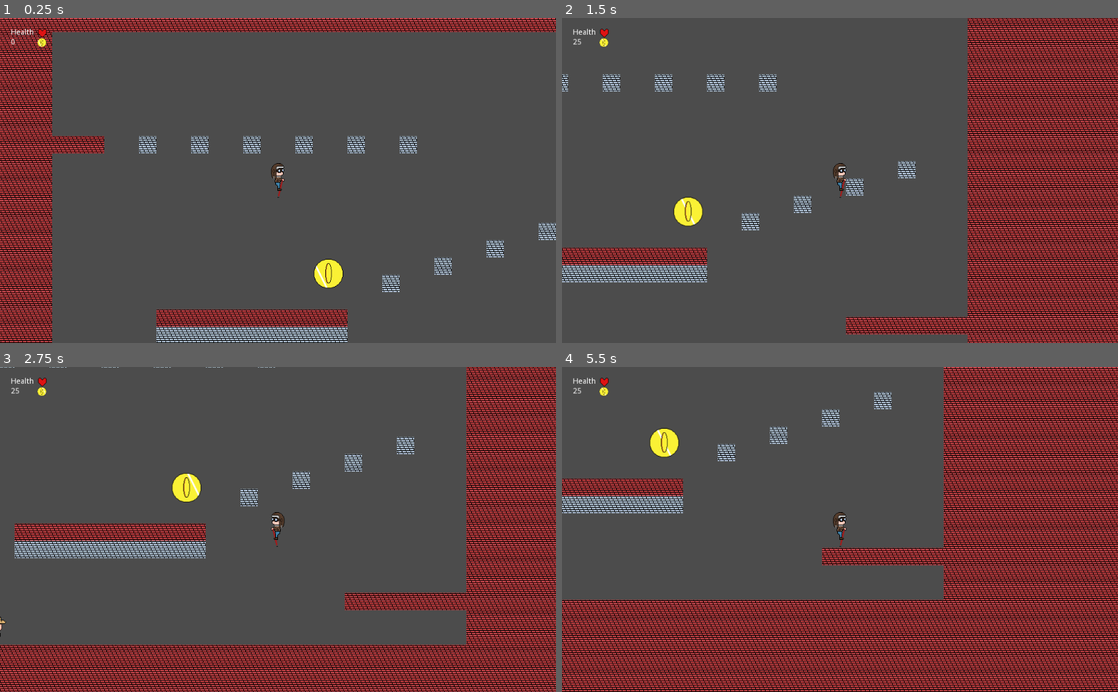
Above: before the commit, frames 1-4 (two rows, left to right).
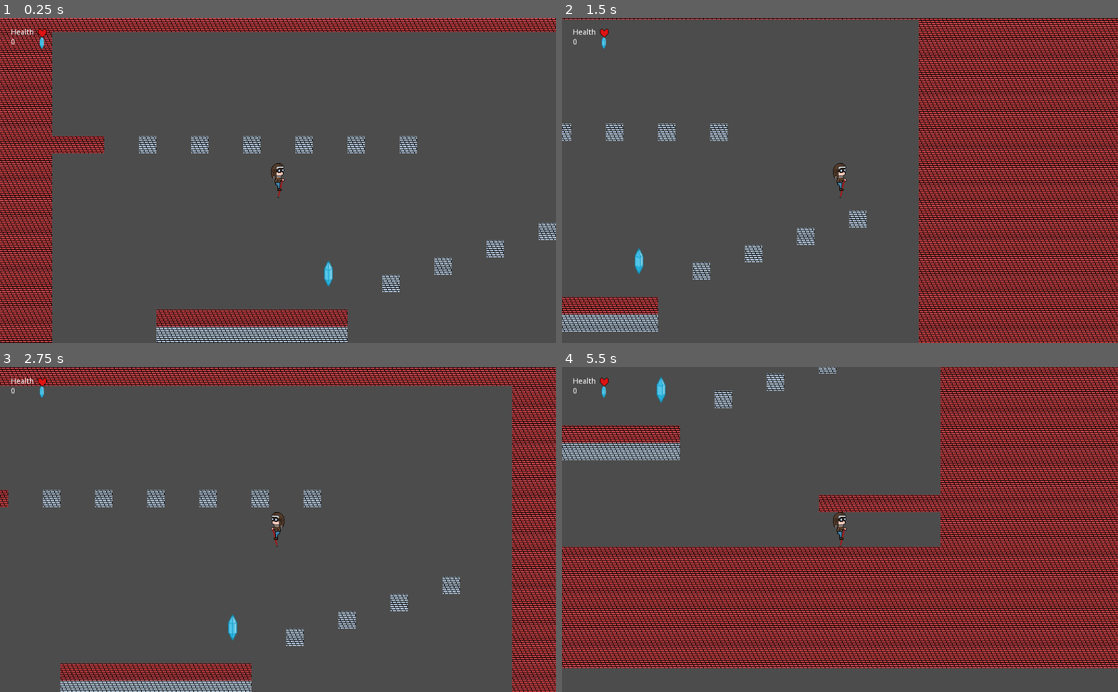
Above: after the commit, the same moments.

Repository: Tiggles/Github-Gameoff-2019
Game: Godot game, scene res://Main.tscn
The game is run twice, just before and just after one commit, with the same random seed, the same clock (stepped at 60 frames per second) and the same inputs.
Inputs:
- Up to frame 1 (0.25 s): no input
- Up to frame 2 (1.5 s): hold Right (ui_right) from 0.53 s (still down)
- Up to frame 3 (2.75 s): release Right (ui_right) at 2.03 s; hold Left (ui_left) from 2.03 s (still down)
- Up to frame 4 (5.5 s): release Left (ui_left) at 2.78 s; hold Right (ui_right) 2.78-4.28 s; hold Left (ui_left) 4.28-5.03 s; hold Right (ui_right) from 5.03 s (still down)

The runs differ from the first frame. In frame 1, 0.4% of the frame differs, in the area x 6-62%, y 5-84%; in frame 2, 36%; in frame 3, 39%; in frame 4, 66%, in the area x 0-100%, y 0-100%.

Commit message:
Add gem as collectible in lieu of coin

Diff:
--- a/GGGG/Coin.tscn
+++ b/GGGG/Gem.tscn
@@ -1,13 +1,14 @@
 [gd_scene load_steps=5 format=2]
 
-[ext_resource path="res://Coin.gd" type="Script" id=1]
-[ext_resource path="res://coin.png" type="Texture" id=2]
+[ext_resource path="res://Gem.gd" type="Script" id=1]
+[ext_resource path="res://gem.png" type="Texture" id=2]
 
 [sub_resource type="RectangleShape2D" id=1]
-extents = Vector2( 28.8895, 30.5244 )
+extents = Vector2( 8.33554, 23.5815 )
 
 [sub_resource type="Animation" id=2]
 resource_name = "bling"
+length = 0.5
 loop = true
 tracks/0/type = "value"
 tracks/0/path = NodePath("Sprite:frame")
@@ -16,22 +17,23 @@
 tracks/0/imported = false
 tracks/0/enabled = true
 tracks/0/keys = {
-"times": PoolRealArray( 0, 1 ),
+"times": PoolRealArray( 0, 0.5 ),
 "transitions": PoolRealArray( 1, 1 ),
 "update": 0,
-"values": [ 0, 63 ]
+"values": [ 0, 3 ]
 }
 
-[node name="Coin" type="KinematicBody2D"]
+[node name="Gem" type="KinematicBody2D"]
+position = Vector2( -0.291992, 0 )
 script = ExtResource( 1 )
 __meta__ = {
 "_edit_group_": true
 }
 
 [node name="Sprite" type="Sprite" parent="."]
+scale = Vector2( 1.5, 1.5 )
 texture = ExtResource( 2 )
-hframes = 64
-frame = 25
+hframes = 3
 
 [node name="CollisionShape2D" type="CollisionShape2D" parent="."]
 shape = SubResource( 1 )
--- a/GGGG/HUD.tscn
+++ b/GGGG/HUD.tscn
@@ -1,7 +1,7 @@
 [gd_scene load_steps=3 format=2]
 
 [ext_resource path="res://Heart.tscn" type="PackedScene" id=1]
-[ext_resource path="res://Coin.tscn" type="PackedScene" id=2]
+[ext_resource path="res://Gem.tscn" type="PackedScene" id=2]
 
 [node name="HUD" type="MarginContainer"]
 anchor_right = 1.0
@@ -44,7 +44,7 @@
 
 [node name="Coin" parent="HBoxContainer/Bars/VBoxContainer" instance=ExtResource( 2 )]
 position = Vector2( 57.1078, 7.31608 )
-scale = Vector2( 0.3, 0.3 )
+scale = Vector2( 0.5, 0.5 )
 collision_layer = 0
 collision_mask = 0
 
--- a/GGGG/Main.tscn
+++ b/GGGG/Main.tscn
@@ -4,7 +4,7 @@
 [ext_resource path="res://Heart.tscn" type="PackedScene" id=2]
 [ext_resource path="res://tilemap.png" type="Texture" id=3]
 [ext_resource path="res://Player.tscn" type="PackedScene" id=4]
-[ext_resource path="res://Coin.tscn" type="PackedScene" id=5]
+[ext_resource path="res://Gem.tscn" type="PackedScene" id=5]
 [ext_resource path="res://EnemyFarmer.tscn" type="PackedScene" id=6]
 [ext_resource path="res://HUD.tscn" type="PackedScene" id=7]
 
@@ -88,9 +88,9 @@
 [node name="Camera2D" type="Camera2D" parent="Player"]
 current = true
 
-[node name="Coins" type="Node" parent="."]
+[node name="Gems" type="Node" parent="."]
 
-[node name="Coin" parent="Coins" instance=ExtResource( 5 )]
+[node name="Gem" parent="Gems" instance=ExtResource( 5 )]
 position = Vector2( 349, 381 )
 input_pickable = true
 collision_layer = 8
Renamed: GGGG/Coin.gd -> GGGG/Gem.gd
Not shown, added: GGGG/gem.png.import
